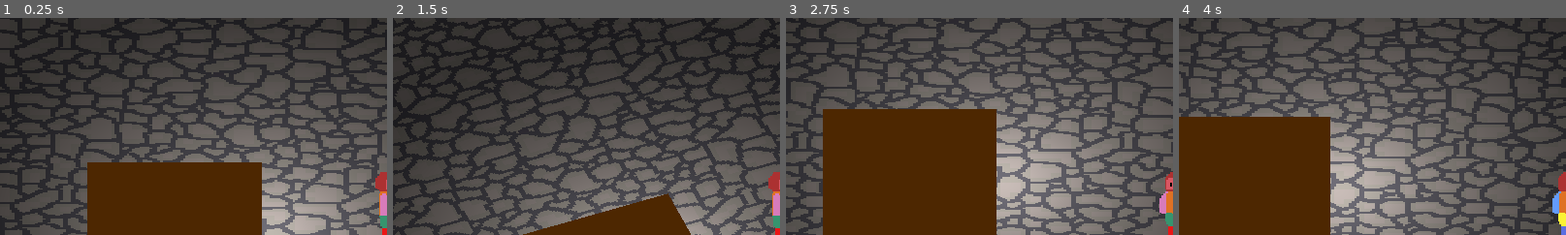
Above: before the commit, frames 1-4 (left to right).
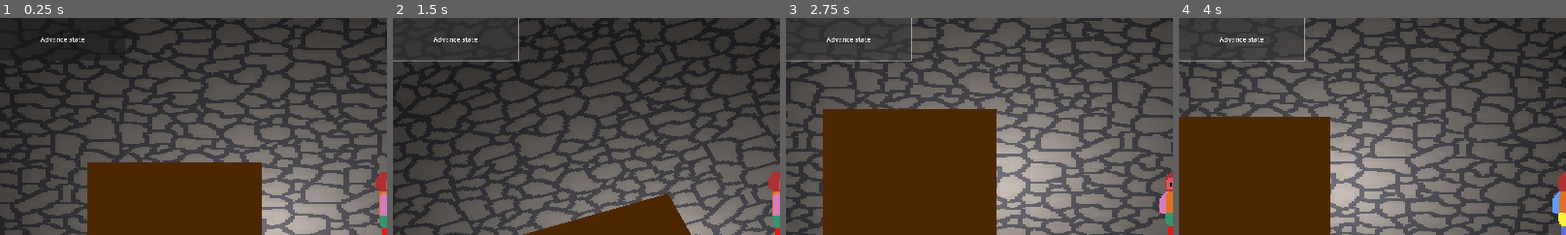
Above: after the commit, the same moments.

Repository: nathanbaney/cardgame
Game: Godot game, scene res://scenes/main.tscn
Two runs of this game, one before a commit and one after it. Both use one fixed random seed, a clock stepped at 60 frames per second and the inputs below.
Inputs (mouse positions are % of the whole screen's width and height, from its top left):
- Up to frame 1 (0.25 s): no input
- Up to frame 2 (1.5 s): click (8, 5) at 0.5 s, where only the run after the commit has a clickable "Advance state"; tap Enter at 1.25 s; hold D (right) from 1.28 s (still down); hold E (cameraCCW) from 1.28 s (still down)
- Up to frame 3 (2.75 s): release D (right) at 2.03 s; release E (cameraCCW) at 2.03 s; hold S (down) from 2.03 s (still down); tap Q (cameraCW) at 2.1 s
- Up to frame 4 (4 s): release S (down) at 2.78 s; hold D (right) 2.78-3.53 s; hold E (cameraCCW) 2.78-3.53 s; hold W (up) from 3.53 s (still down); tap Q (cameraCW) at 3.6 s
The pictures show only the part of the screen within x 0-50%, y 0-50%; the shares and areas given below are measured in that part.

The runs differ from the first frame. In frame 1, 0.1% of the frame differs, in the area x 10-22%, y 8-12%; in frame 2, 0.4%; in frame 3, 0.4%, in the area x 0-33%, y 0-21%; in frame 4, 0.3%.

Commit message:
continuing to implement / fix card gamestate logic

Diff:
--- a/scenes/card_game_state.gd
+++ b/scenes/card_game_state.gd
@@ -26,13 +26,22 @@
 var played_card_index: int = -1 #card index in the players hand selected for casting
 var current_game_step: GAME_STEP = GAME_STEP.SETUP
 
+var turn_count: int = 1
 var number_of_losers: int = 0
 var number_of_mulligans: int = 0
 
+@export var debug: bool = true
+var debug_state_format_1: String = "TURN %d CURRENT_PLAYER %d GAME_STEP %s"
+
+func _ready() -> void:
+	current_player = player_list.get(0)
+	init_game()
+
 # deal 7 cards to each player
 func init_game() -> void:
+	print_debug_state()
 	for player in player_list:
-		player.hand.cards.append(player.deck.deal_cards(initial_cards_dealt))
+		player.hand.cards.append_array(player.deck.deal_cards(initial_cards_dealt))
 	if number_of_mulligans < max_mulligans:
 		current_game_step = GAME_STEP.MULLIGAN
 	else:
@@ -40,6 +49,7 @@
 	execute_game_step_func()
 
 func mulligan():
+	print_debug_state()
 	var did_player_mull: bool = await_mulligan_input()
 	if did_player_mull:
 		number_of_mulligans += 1
@@ -51,30 +61,36 @@
 
 func before_turn():
 	#handle all before-turn effects left-to-right on playzone, hand, whatever
+	print_debug_state()
 	advance_game_step()
 
 func upkeep():
+	print_debug_state()
 	var drawn_cards: Array[Card] = current_player.deck.deal_cards(current_player.draw_per_turn)
 	current_player.change_health(drawn_cards.size() - current_player.draw_per_turn)
 	# handle card-drawn effects?
 	advance_game_step()
 
 func main_phase():
+	print_debug_state()
 	await_main_phase_input()
 	advance_game_step()
 
 func played_card():
 	#resolve whatever effect the played card has
+	print_debug_state()
 	advance_game_step()
 
 func board_phase():
 	#resolve board left-to-right for current player
-	for card in current_player.play_zone:
+	print_debug_state()
+	for card in current_player.play_zone.cards:
 		#execute card's effect
 		pass
 	advance_game_step()
 
 func end_of_turn():
+	print_debug_state()
 	if current_player.hand.cards.size() > max_hand_size:
 		await_discard_input()
 	#resolve all cards with end-of-turn effects left-to-right
@@ -101,6 +117,7 @@
 func set_next_game_step():
 	if current_game_step == GAME_STEP.END_OF_TURN:
 		set_next_player()
+		turn_count += 1
 		current_game_step = GAME_STEP.BEFORE_TURN
 	else:
 		current_game_step += 1
@@ -120,22 +137,25 @@
 
 #returns true if player clicked mulligan button, false if not
 func await_mulligan_input() -> bool:
-	# not sure... await ui input?
+	await_test_input()
 	return true
 
 func await_main_phase_input() -> void:
 	#set highlighted cards, targets, whatever
-	pass
+	await_test_input()
 
 func await_discard_input() -> void:
 	#player clicks the needed number of cards to discard
-	pass
+	await_test_input()
+
+func await_test_input():
+	await %TestCardInputOverlay.get_node("AdvanceStateButton").pressed
 
 func reshuffle_everything():
 	for player in player_list:
 		player.deck.cards.append_array(player.hand.cards)
-		player.deck.cards.append(player.discard_pile.cards)
-		player.deck.cards.append(player.play_zone.cards)
+		player.deck.cards.append_array(player.discard_pile.cards)
+		player.deck.cards.append_array(player.play_zone.cards)
 		player.deck.cards.shuffle()
 
 func execute_game_step_func():
@@ -156,3 +176,7 @@
 			board_phase()
 		GAME_STEP.END_OF_TURN:
 			pass
+
+func print_debug_state():
+	if debug:
+		print(debug_state_format_1 % [turn_count, current_player_index, current_game_step])
--- a/scenes/card_player.gd
+++ b/scenes/card_player.gd
@@ -6,9 +6,9 @@
 @export var life_total: int = 20
 @export var is_human: bool = false
 @export var deck: CardPile
-@export var hand: CardPile
-@export var discard_pile: CardPile
-@export var play_zone: CardPile
+@export var hand: CardPile = CardPile.new()
+@export var discard_pile: CardPile = CardPile.new()
+@export var play_zone: CardPile = CardPile.new()
 
 var is_loser: bool = false
 var draw_per_turn: int = 3
--- /dev/null
+++ b/scenes/decks/empty_deck.tscn
@@ -0,0 +1,7 @@
+[gd_scene load_steps=2 format=3 uid="uid://ck8xj8x5w7nrn"]
+
+[ext_resource type="Script" uid="uid://cp8dv8ohny31m" path="res://scenes/card_pile.gd" id="1_l72ie"]
+
+[node name="EmptyDeck" type="Node"]
+script = ExtResource("1_l72ie")
+metadata/_custom_type_script = "uid://cp8dv8ohny31m"
--- /dev/null
+++ b/scenes/decks/test_deck_1.tscn
@@ -0,0 +1,14 @@
+[gd_scene load_steps=4 format=3 uid="uid://dxiubp08i78ri"]
+
+[ext_resource type="Script" uid="uid://cp8dv8ohny31m" path="res://scenes/card_pile.gd" id="1_iqi8d"]
+[ext_resource type="PackedScene" uid="uid://bo67pdgk1pt72" path="res://scenes/cards/card_test_card_1.tscn" id="2_fl24p"]
+[ext_resource type="PackedScene" uid="uid://26prgt7binu8" path="res://scenes/cards/card_test_card_2.tscn" id="3_g1f2p"]
+
+[node name="TestDeck1" type="Node" node_paths=PackedStringArray("cards")]
+script = ExtResource("1_iqi8d")
+cards = [NodePath("CardTestCard1"), NodePath("CardTestCard1"), NodePath("CardTestCard1"), NodePath("CardTestCard1"), NodePath("CardTestCard1"), NodePath("CardTestCard1"), NodePath("CardTestCard1"), NodePath("CardTestCard1"), NodePath("CardTestCard1"), NodePath("CardTestCard1"), NodePath("CardTestCard1"), NodePath("CardTestCard1"), NodePath("CardTestCard1"), NodePath("CardTestCard1"), NodePath("CardTestCard1"), NodePath("CardTestCard2"), NodePath("CardTestCard2"), NodePath("CardTestCard2"), NodePath("CardTestCard2"), NodePath("CardTestCard2"), NodePath("CardTestCard2"), NodePath("CardTestCard2"), NodePath("CardTestCard2"), NodePath("CardTestCard2"), NodePath("CardTestCard2"), NodePath("CardTestCard2"), NodePath("CardTestCard2"), NodePath("CardTestCard2"), NodePath("CardTestCard2"), NodePath("CardTestCard2")]
+metadata/_custom_type_script = "uid://cp8dv8ohny31m"
+
+[node name="CardTestCard1" parent="." instance=ExtResource("2_fl24p")]
+
+[node name="CardTestCard2" parent="." instance=ExtResource("3_g1f2p")]
--- a/scenes/main.tscn
+++ b/scenes/main.tscn
@@ -1,9 +1,12 @@
-[gd_scene load_steps=10 format=3 uid="uid://ca8xb1y3t56oq"]
+[gd_scene load_steps=13 format=3 uid="uid://ca8xb1y3t56oq"]
 
 [ext_resource type="Texture2D" uid="uid://n10k0fvcjf5i" path="res://textures/test_cobble.png" id="1_jyhfs"]
 [ext_resource type="PackedScene" uid="uid://bljdhvniu6egk" path="res://scenes/player.tscn" id="1_o5qli"]
 [ext_resource type="Script" uid="uid://e16yhenlgyiv" path="res://scenes/rotation_coordinator.gd" id="2_0wfyh"]
 [ext_resource type="PackedScene" uid="uid://h3k4p0ug3smy" path="res://scenes/test_npc.tscn" id="3_sugp2"]
+[ext_resource type="Script" uid="uid://d3o1mu7f8u1xy" path="res://scenes/card_game_state.gd" id="5_tbgi4"]
+[ext_resource type="PackedScene" uid="uid://bo1drjdiqvrvw" path="res://scenes/players/test_human_player.tscn" id="6_o6xl0"]
+[ext_resource type="PackedScene" uid="uid://5npfmetsrfj4" path="res://scenes/players/test_player_1.tscn" id="7_tipki"]
 
 [sub_resource type="StandardMaterial3D" id="StandardMaterial3D_tbgi4"]
 albedo_texture = ExtResource("1_jyhfs")
@@ -53,4 +56,26 @@
 [node name="TestNPC" parent="." instance=ExtResource("3_sugp2")]
 transform = Transform3D(1, 0, 0, 0, 1, 0, 0, 0, 1, 3.82279, 0, 0)
 
+[node name="TestCardInputOverlay" type="Control" parent="."]
+unique_name_in_owner = true
+layout_mode = 3
+anchors_preset = 0
+offset_right = 40.0
+offset_bottom = 40.0
+
+[node name="AdvanceStateButton" type="Button" parent="TestCardInputOverlay"]
+layout_mode = 0
+offset_right = 311.0
+offset_bottom = 105.0
+text = "Advance state"
+
+[node name="CardGameState" type="Node" parent="." node_paths=PackedStringArray("player_list")]
+script = ExtResource("5_tbgi4")
+player_list = [NodePath("TestHumanPlayer"), NodePath("TestPlayer1")]
+metadata/_custom_type_script = "uid://d3o1mu7f8u1xy"
+
+[node name="TestHumanPlayer" parent="CardGameState" instance=ExtResource("6_o6xl0")]
+
+[node name="TestPlayer1" parent="CardGameState" instance=ExtResource("7_tipki")]
+
 [connection signal="camera_rotate" from="Player" to="RotationCoordinator" method="_on_player_camera_rotate"]
--- /dev/null
+++ b/scenes/players/test_human_player.tscn
@@ -0,0 +1,18 @@
+[gd_scene load_steps=4 format=3 uid="uid://bo1drjdiqvrvw"]
+
+[ext_resource type="Script" uid="uid://bbwxqecwpdqwn" path="res://scenes/card_player.gd" id="1_d1b4k"]
+[ext_resource type="PackedScene" uid="uid://dxiubp08i78ri" path="res://scenes/decks/test_deck_1.tscn" id="2_pessp"]
+[ext_resource type="PackedScene" uid="uid://ck8xj8x5w7nrn" path="res://scenes/decks/empty_deck.tscn" id="3_xyrke"]
+
+[node name="TestHumanPlayer" type="Node" node_paths=PackedStringArray("deck", "hand", "discard_pile", "play_zone")]
+script = ExtResource("1_d1b4k")
+is_human = true
+deck = NodePath("TestDeck1")
+hand = NodePath("EmptyDeck")
+discard_pile = NodePath("EmptyDeck")
+play_zone = NodePath("EmptyDeck")
+metadata/_custom_type_script = "uid://bbwxqecwpdqwn"
+
+[node name="TestDeck1" parent="." instance=ExtResource("2_pessp")]
+
+[node name="EmptyDeck" parent="." instance=ExtResource("3_xyrke")]
--- /dev/null
+++ b/scenes/players/test_player_1.tscn
@@ -0,0 +1,17 @@
+[gd_scene load_steps=4 format=3 uid="uid://5npfmetsrfj4"]
+
+[ext_resource type="Script" uid="uid://bbwxqecwpdqwn" path="res://scenes/card_player.gd" id="1_n16lx"]
+[ext_resource type="PackedScene" uid="uid://dxiubp08i78ri" path="res://scenes/decks/test_deck_1.tscn" id="2_tdnkp"]
+[ext_resource type="PackedScene" uid="uid://ck8xj8x5w7nrn" path="res://scenes/decks/empty_deck.tscn" id="3_dw7it"]
+
+[node name="TestPlayer1" type="Node" node_paths=PackedStringArray("deck", "hand", "discard_pile", "play_zone")]
+script = ExtResource("1_n16lx")
+deck = NodePath("TestDeck1")
+hand = NodePath("EmptyDeck")
+discard_pile = NodePath("EmptyDeck")
+play_zone = NodePath("EmptyDeck")
+metadata/_custom_type_script = "uid://bbwxqecwpdqwn"
+
+[node name="TestDeck1" parent="." instance=ExtResource("2_tdnkp")]
+
+[node name="EmptyDeck" parent="." instance=ExtResource("3_dw7it")]
